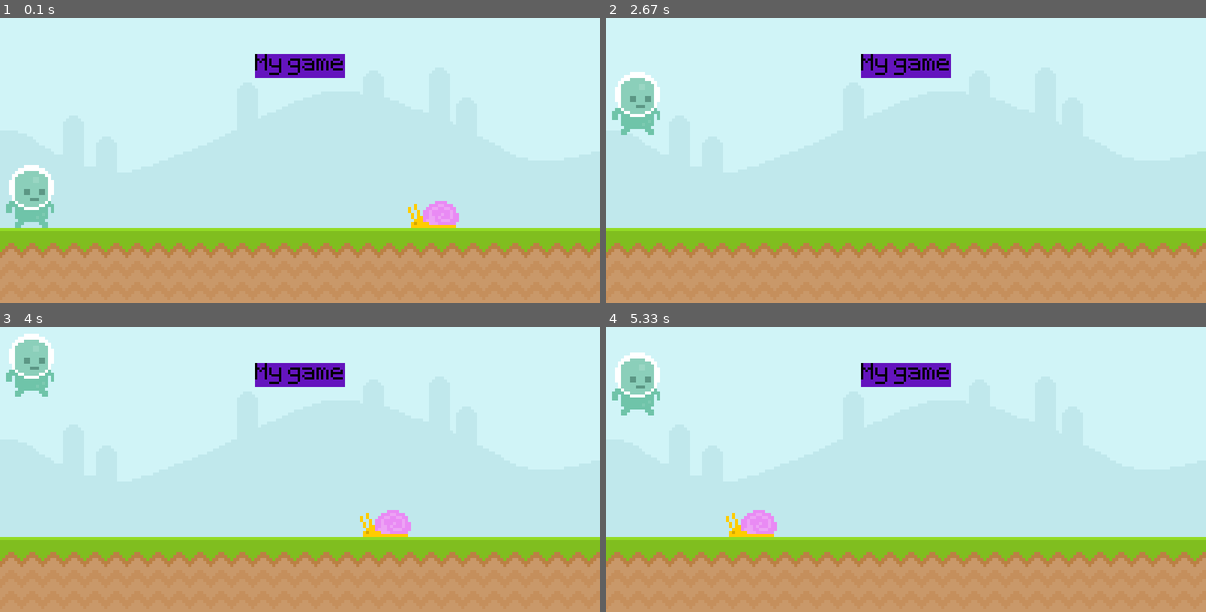
Above: before the commit, frames 1-4 (two rows, left to right).
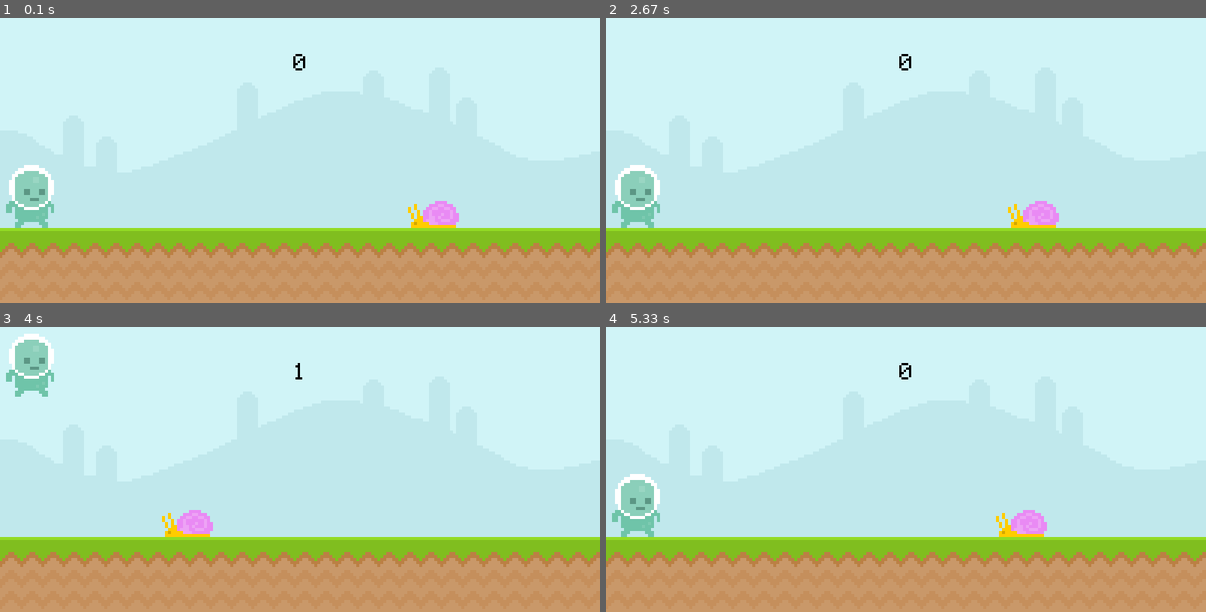
Above: after the commit, the same moments.

Repository: KosaKing/Games-In-PyGame
Game: pygame game, started from main.py
The game is run twice, just before and just after one commit, with the same random seed, the same clock (stepped at 60 frames per second) and the same inputs.
Inputs (mouse positions are in pixels of both pictures, inside the frame that each line leads up to):
- Up to frame 1 (0.1 s): no input
- Up to frame 2 (2.67 s): tap Space at 0.33, 1.4, 1.7, 2.23, 2.53 s; click (636, 55) at 0.72 s; click (636, 197) at 1.05 s
- Up to frame 3 (4 s): tap Space at 2.73, 3.03, 3.63, 3.93 s
- Up to frame 4 (5.33 s): tap Space at 4.47, 4.77, 5.13 s

The runs differ from the first frame. In frame 1, 1.2% of the frame differs, in the area x 42-58%, y 12-22%; in frame 2, 4.5%; in frame 3, 2.4%; in frame 4, 5.1%, in the area x 1-74%, y 8-74%.

Commit message:
Score window added

Diff:
--- a/main.py
+++ b/main.py
@@ -1,18 +1,26 @@
 import pygame
 from sys import exit
+
+def display_score():
+    current_time = int((pygame.time.get_ticks() - start_time)/1000)
+    score_surface = test_font.render(f'{current_time}', False, 'Black')
+    score_rect = score_surface.get_rect(midbottom = (400, 100))
+    screen.blit(score_surface, score_rect)
+
 
 pygame.init()
 screen = pygame.display.set_mode((800,400))
 pygame.display.set_caption('My First Game')
 clock = pygame.time.Clock()
-
 test_font = pygame.font.Font('font/Pixeltype.ttf',50)
+game_active = True
+start_time = 0
 
 sky_surface = pygame.image.load('graphics/Sky.png').convert()
 ground_surface = pygame.image.load('graphics/ground.png').convert()
 
-score_surface = test_font.render('My game', False, 'Black')
-score_rect = score_surface.get_rect(midbottom = (400, 100))
+# score_surface = test_font.render('My game', False, 'Black')
+# score_rect = score_surface.get_rect(midbottom = (400, 100))
 
 snail_surface = pygame.image.load('graphics/snail/snail1.png').convert_alpha()
 snail_rect = snail_surface.get_rect(midbottom = (600, 300))
@@ -26,34 +34,47 @@
         if event.type == pygame.QUIT:
             pygame.quit()
             exit()
-        if event.type == pygame.MOUSEBUTTONDOWN:
-            if player_rec.collidepoint(pygame.mouse.get_pos()):
-                if player_rec.bottom == 300:
-                    player_gravity = -20
+        if game_active:
+            if event.type == pygame.MOUSEBUTTONDOWN:
+                if player_rec.collidepoint(pygame.mouse.get_pos()):
+                    if player_rec.bottom == 300:
+                        player_gravity = -20
 
-        if event.type == pygame.KEYDOWN:
-            if event.key == pygame.K_SPACE:
-                if player_rec.bottom == 300:
-                    player_gravity = -20
+            if event.type == pygame.KEYDOWN:
+                if event.key == pygame.K_SPACE:
+                    if player_rec.bottom == 300:
+                        player_gravity = -20
+        else:
+            if event.type == pygame.KEYDOWN:
+                if event.key == pygame.K_SPACE:
+                    snail_rect = snail_surface.get_rect(midbottom = (600, 300))
+                    game_active = 1
+                    start_time = pygame.time.get_ticks()
 
 
-    screen.blit(sky_surface,(0,0))
-    screen.blit(ground_surface,(0,300))
-    pygame.draw.rect(screen, (100,20,190), score_rect)
-    screen.blit(score_surface,score_rect)
+    if game_active:
+        screen.blit(sky_surface,(0,0))
+        screen.blit(ground_surface,(0,300))
+        # pygame.draw.rect(screen, (100,20,190), score_rect)
+        # screen.blit(score_surface,score_rect)
+        display_score()
 
+        screen.blit(snail_surface,snail_rect)
+        snail_rect.left -= 4
+        if snail_rect.right == 0: snail_rect.left = 800
 
-    screen.blit(snail_surface,snail_rect)
-    snail_rect.left -= 4
-    if snail_rect.right == 0: snail_rect.left = 800
+        #player
+        player_gravity += 1
+        player_rec.y += player_gravity
+        if player_rec.bottom >= 300: player_rec.bottom=300
+        screen.blit(player_surface,player_rec)
 
-    #player
-    player_gravity += 1
-    player_rec.y += player_gravity
-    if player_rec.bottom >= 300: player_rec.bottom=300
-    screen.blit(player_surface,player_rec)
+        #collision
+        if player_rec.colliderect(snail_rect):
+            game_active = False
 
-
+    else:
+        screen.fill('yellow')
 
 
     pygame.display.update()
